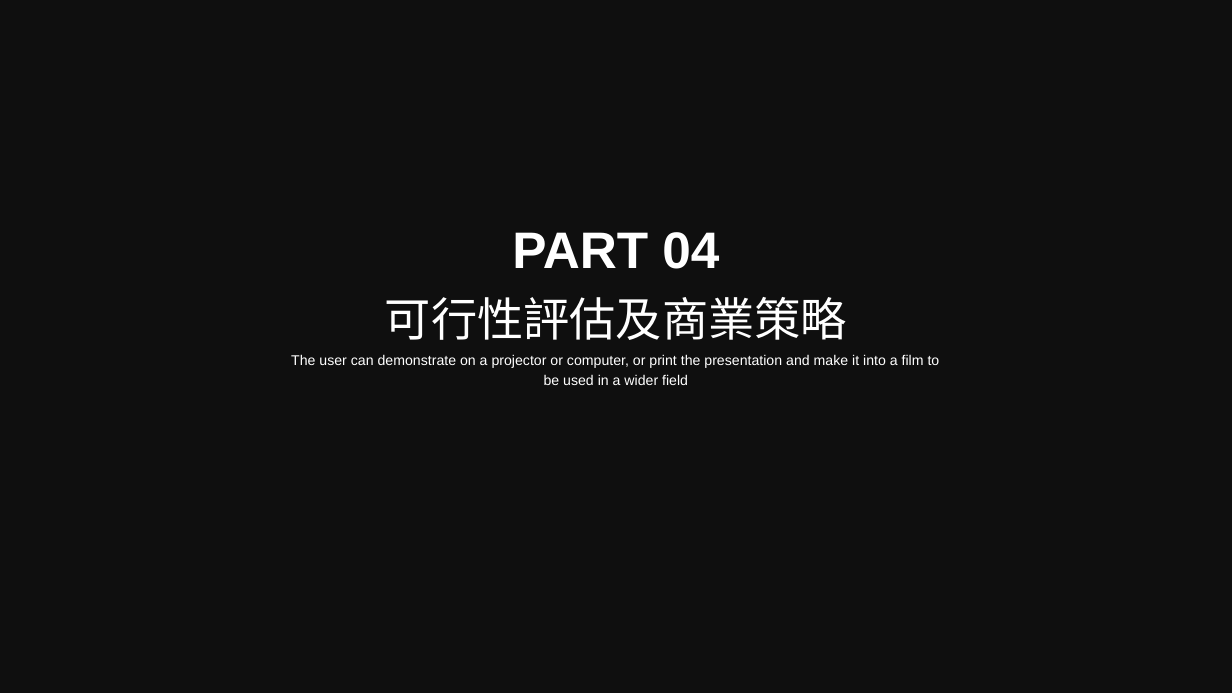
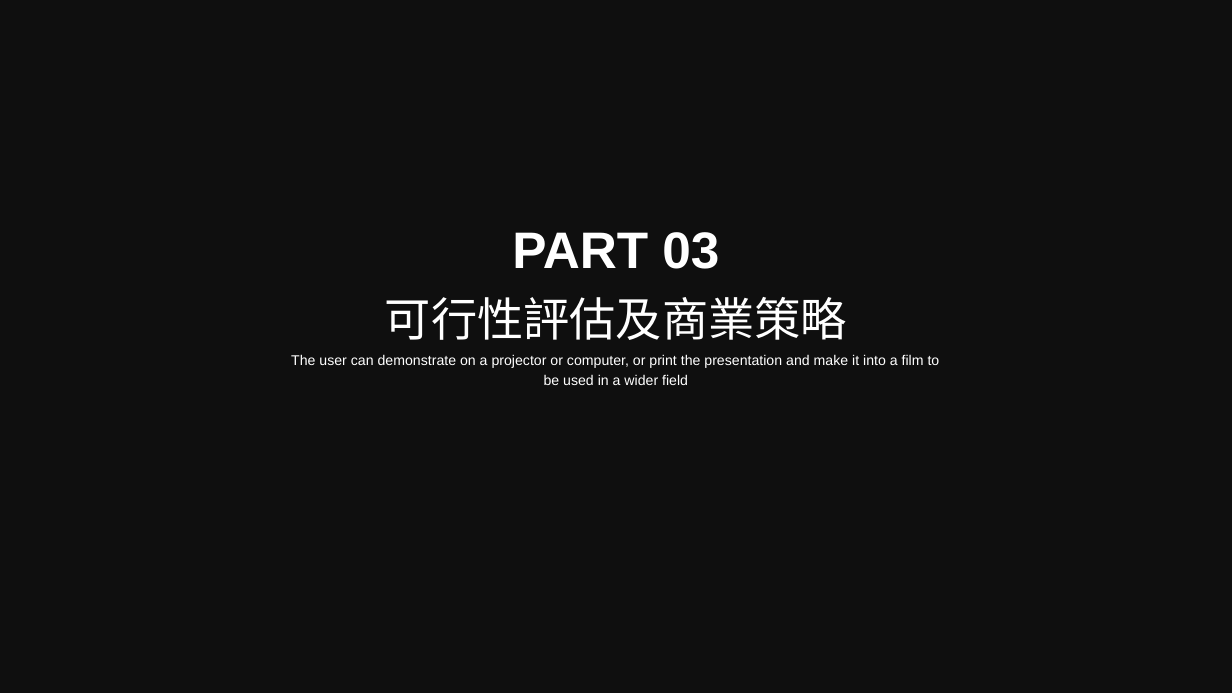
Before and after one commit to Sikako/hackthon, a slide deck: slide 8 of bigdata.pptx (slide 6 before the commit). Drawn at 1232x693 pixels with LibreOffice and Linux fonts; fonts in the diff are those of the drawing; background and template pictures are left out; a plain dark background stands for a picture behind light text. Boxes give left, top, right and bottom in pixels: in the first picture for what was removed or moved away, otherwise in the second. Text is boxed around its words. In the diff, an @@ line names an element or a change of style, - is before the commit and + after.

```diff
--- a/bigdata.pptx
+++ b/bigdata.pptx
@@ text at [512,232,719,269]: text changed @@
-PART 04
+PART 03
```
Also in this commit, not shown: 9 other slides changed, 2 slides added, 17 slides removed, 3 other files.
